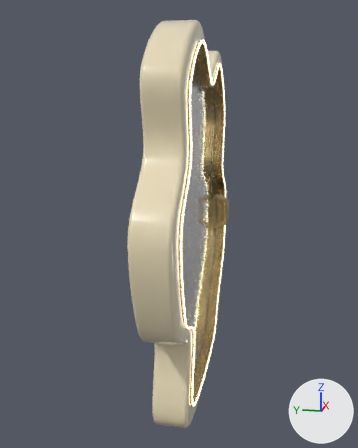
A saved change to the glTF model public/models/doors/cloud.glb.
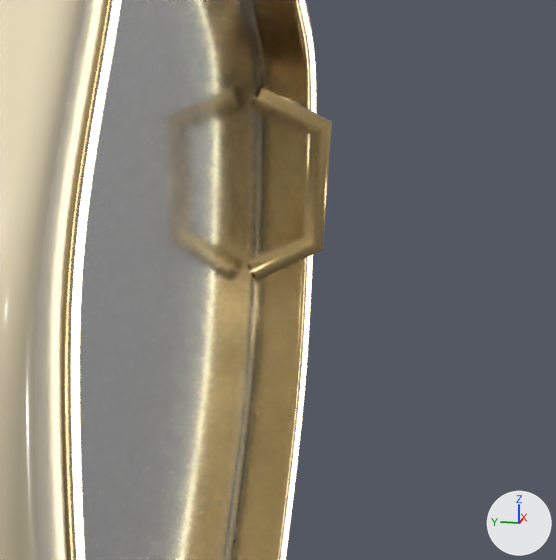
Old and new are each drawn whole from a camera (50 mm lens) standing at (-3.978, -0.667, 2.406) and looking at (-0.103, 0.108, 1.437) and again close up on the part from 47% to 76% of the width and 40% to 63% of the height. Arrows for +X, +Y and +Z are at lower right; the lights stay in place. The last two pictures show the newer version. Where no turn or scale is listed for an object, it has been applied to the vertices.

In view in the first close-up: 'Fixed_ChampagneReveal.004', 'Fixed_GlassFrame.004', 'Fixed_InnerLight_Front.004', 'Moving_GlassLeaf.004', 'Moving_PolishedEdge.004', 'Moving_Pull.004'.
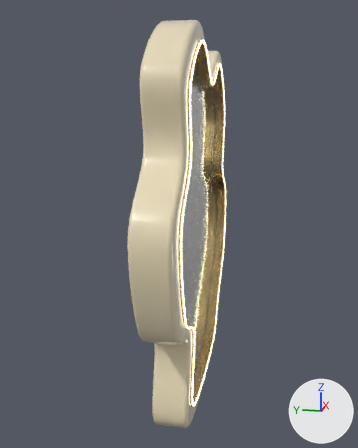
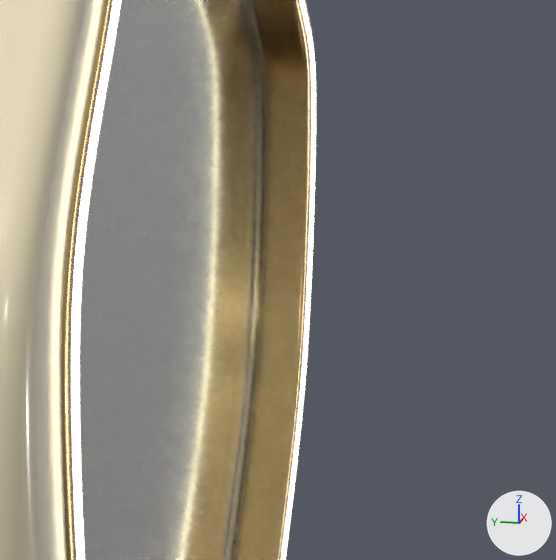
Pixel boxes (x1, y1, x2, y2) of what changed, in the close-ups (556 x 560 px):
'Moving_Pull.004', deleted (beige)
    before: (246, 85, 332, 282)

The change in detail:
Object 'Moving_Pull.004' (ob_moving_pull_004) is deleted.
